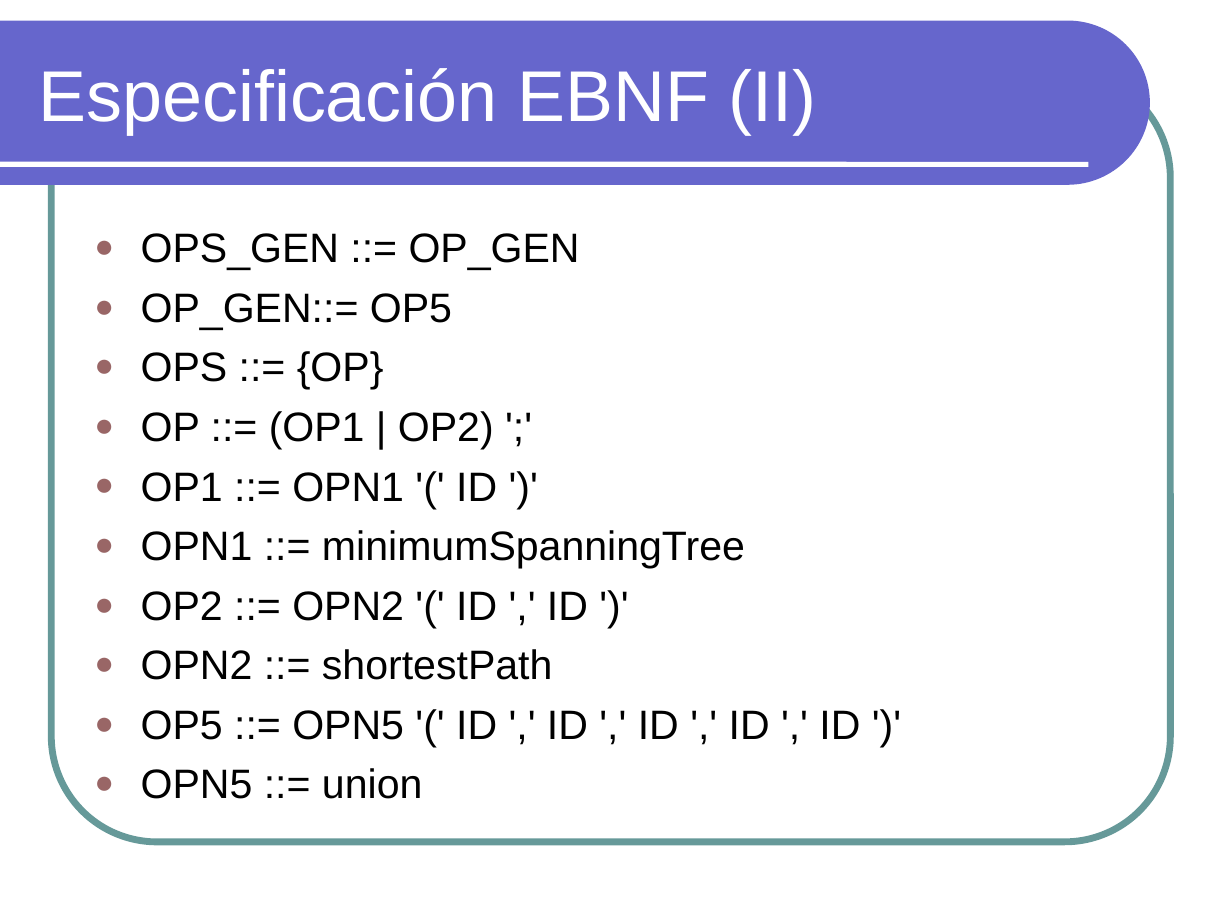
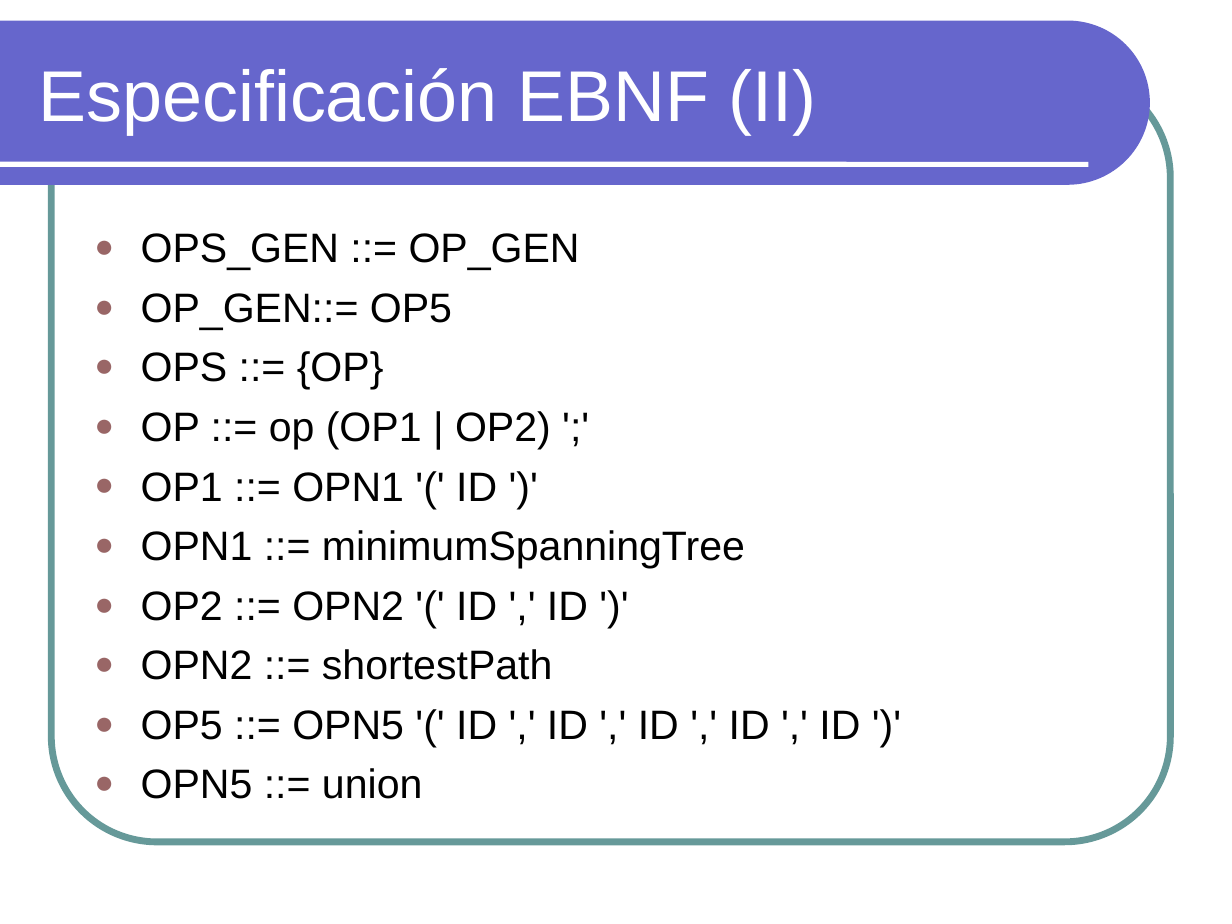
Before and after one commit to txedo/pl-graphs, a slide deck: slide 14 of 2 - Problema y Lenguaje/Sesion1.ppt. Drawn at 1232x924 pixels with LibreOffice and Linux fonts; fonts in the diff are those of the drawing. Boxes give left, top, right and bottom in pixels: in the first picture for what was removed or moved away, otherwise in the second. Text is boxed around its words. In the diff, an @@ line names an element or a change of style, - is before the commit and + after.

```diff
--- a/2 - Problema y Lenguaje/Sesion1.ppt
+++ b/2 - Problema y Lenguaje/Sesion1.ppt
@@ text at bbox=[141, 411, 551, 449]: text changed @@
-● OP ::= (OP1 | OP2) ';'
+● OP ::= op (OP1 | OP2) ';'
```
Also in this commit, not shown: 7 other slides changed, 20 other files.
